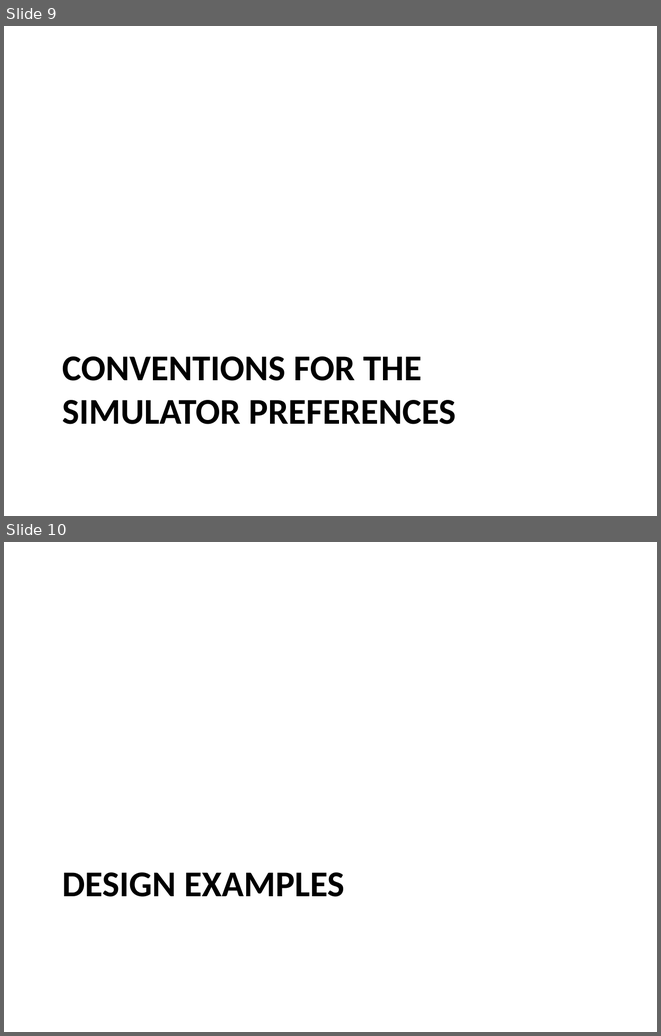
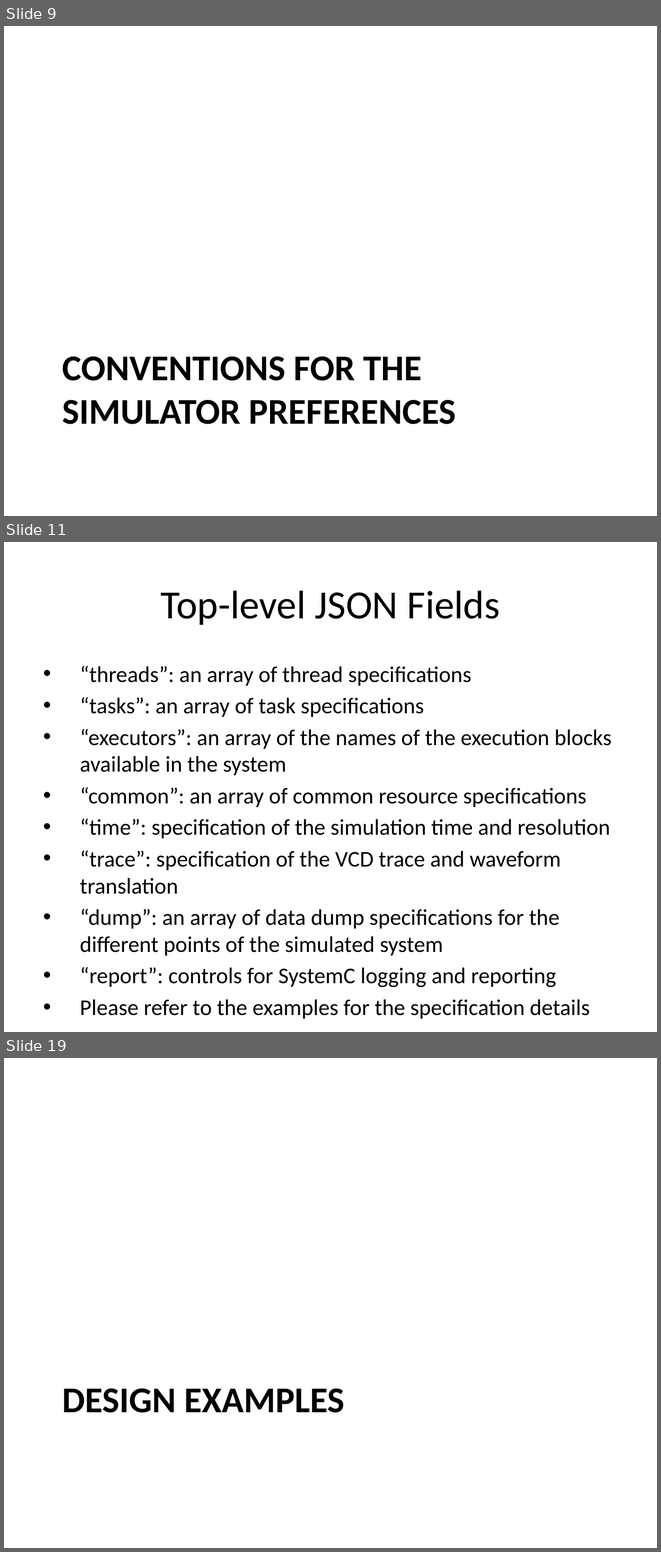
Before and after one commit to timurkelin/cosim, a slide deck: doc/cosim.pptx. Shown one above the other, each under a label of ours: slides 9 and 10 before the commit, slides 9, 11 and 19 after it; the slides between them are not shown. The pictures are 661x1036 and 661x1552 pixels, drawn with LibreOffice and Linux fonts; fonts in the diff are those of the drawing; background and template pictures are left out. Boxes give left, top, right and bottom in pixels: in the first picture for what was removed or moved away, otherwise in the second. Text is boxed around its words. In the diff, an @@ line names an element or a change of style, - is before the commit and + after.

```diff
--- a/doc/cosim.pptx
+++ b/doc/cosim.pptx
@@ slide 11 added at (4, 542, 657, 1032), background #FFFFFF @@
@@ title added at (160, 590, 500, 625), 44 pt, text #000000 @@
+Top-level JSON Fields
@@ text added at (80, 665, 612, 1018), 24.8 pt, text #000000 @@
+• “threads”: an array of thread specifications
+• “tasks”: an array of task specifications
+• “executors”: an array of the names of the execution blocks available in the system
+• “common”: an array of common resource specifications
+• “time”: specification of the simulation time and resolution
+• “trace”: specification of the VCD trace and waveform translation
+• “dump”: an array of data dump specifications for the different points of the simulated system
+• “report”: controls for SystemC logging and reporting
+• Please refer to the examples for the specification details
@@ what was slide 10 is now slide 19 @@
```
Also in this commit, not shown: 2 slides changed, 8 other slides added, 2 other files.
